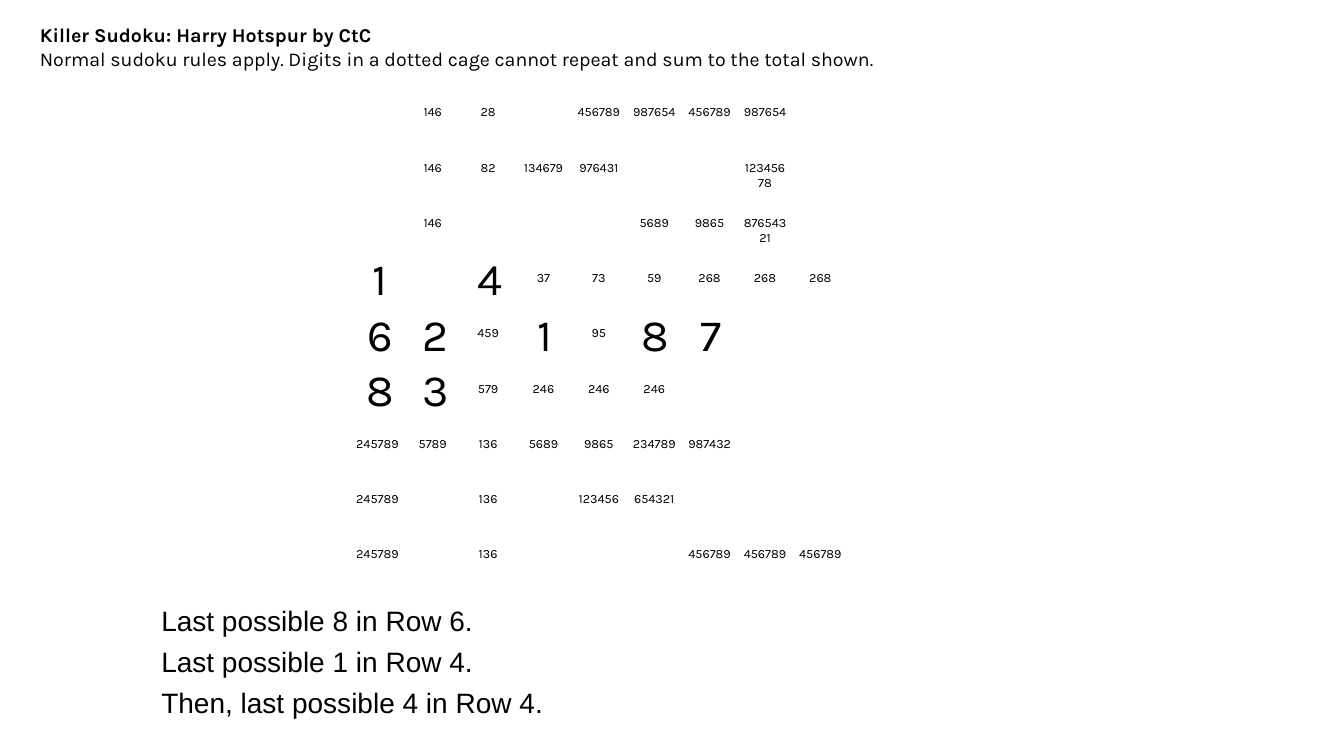
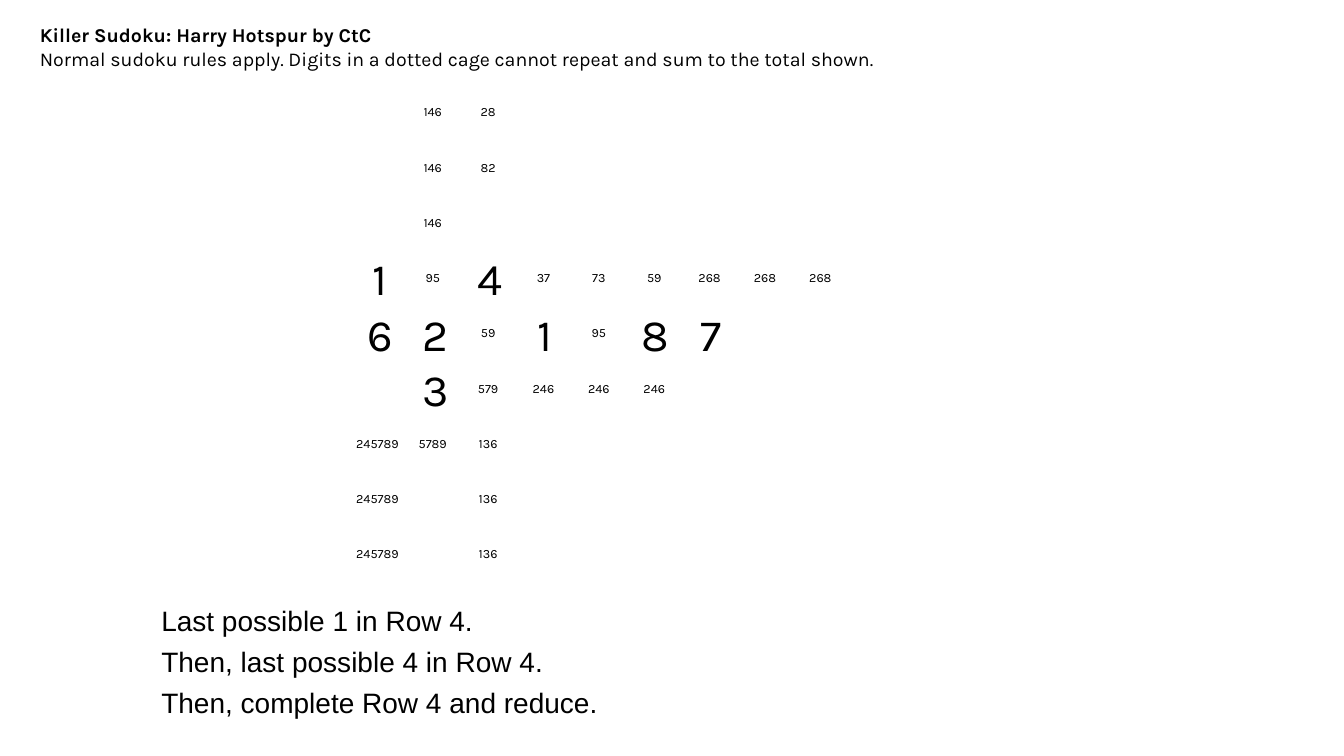
Before and after one commit to jhardis/WSJ_Number_Puzzles, a slide deck: slide 14 of 20261114_1.pptx (slide 19 before the commit). Drawn at 1344x756 pixels with LibreOffice and Linux fonts; fonts in the diff are those of the drawing; background and template pictures are left out. Boxes give left, top, right and bottom in pixels: in the first picture for what was removed or moved away, otherwise in the second. Text is boxed around its words. In the diff, an @@ line names an element or a change of style, - is before the commit and + after.

```diff
--- a/20261114_1.pptx
+++ b/20261114_1.pptx
@@ text removed at <box>578,108,620,116</box> @@
-456789
@@ text removed at <box>633,108,675,116</box> @@
-987654
@@ text removed at <box>688,108,730,116</box> @@
-456789
@@ text removed at <box>744,108,786,116</box> @@
-987654
@@ text removed at <box>524,164,563,172</box> @@
-134679
@@ text removed at <box>579,164,618,172</box> @@
-976431
@@ text removed at <box>734,154,797,195</box> @@
-12345678
@@ text removed at <box>640,219,669,227</box> @@
-5689
@@ text removed at <box>695,219,724,227</box> @@
-9865
@@ text removed at <box>734,210,797,250</box> @@
-87654321
@@ text added at <box>426,274,440,282</box>, 9 pt, text #000000 @@
+95
@@ text at <box>481,329,495,337</box>: text changed @@
-459
+59
@@ text removed at <box>366,377,394,407</box> @@
-8
@@ text removed at <box>529,440,558,448</box> @@
-5689
@@ text removed at <box>584,440,613,448</box> @@
-9865
@@ text removed at <box>633,440,676,448</box> @@
-234789
@@ text removed at <box>688,440,731,448</box> @@
-987432
@@ text removed at <box>579,495,619,503</box> @@
-123456
@@ text removed at <box>634,495,674,503</box> @@
-654321
@@ text removed at <box>688,550,730,558</box> @@
-456789
@@ text removed at <box>744,550,786,558</box> @@
-456789
@@ text removed at <box>799,550,841,558</box> @@
-456789
@@ text at <box>161,610,472,636</box>: paragraph removed @@
-Last possible 8 in Row 6.
@@ text at <box>161,692,597,718</box>: paragraph added @@
+Then, complete Row 4 and reduce.
```
Also in this commit, not shown: 34 other slides changed, 10 slides added, 9 slides removed.
